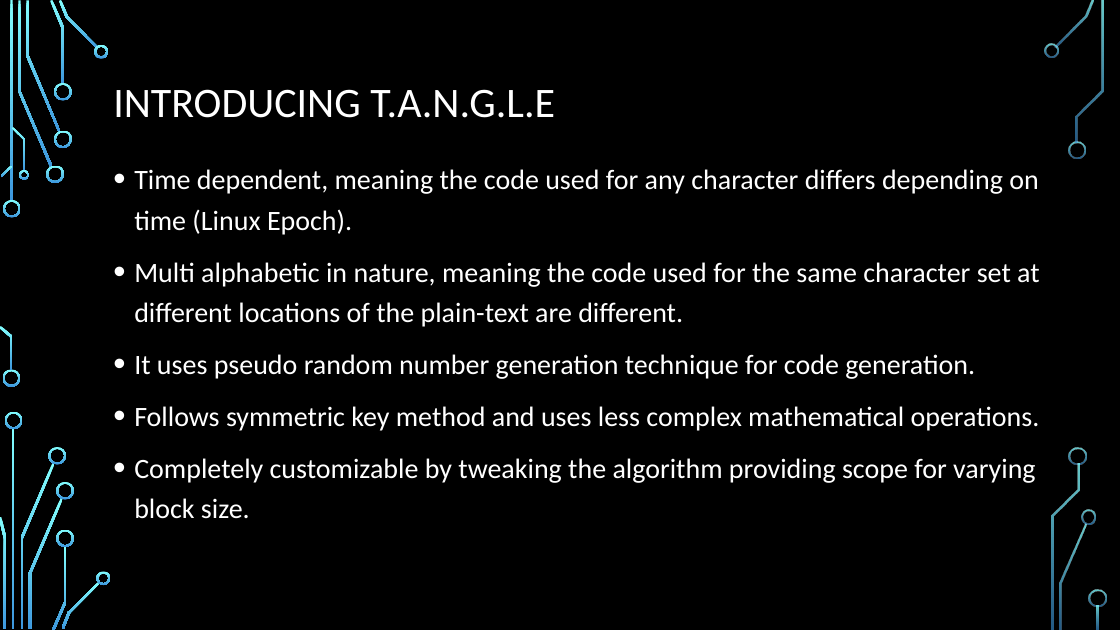
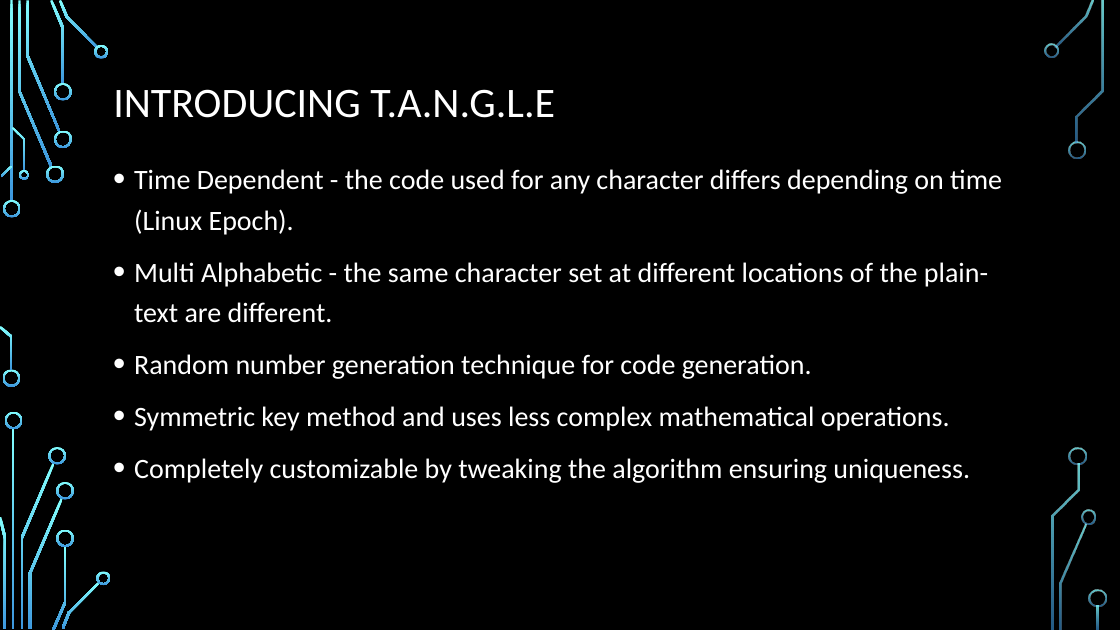
Before and after one commit to roommen/tangle, a slide deck: slide 4 of ppt/TANGLE.pptx (slide 5 before the commit). Drawn at 1120x630 pixels with LibreOffice and Linux fonts; fonts in the diff are those of the drawing; background and template pictures are left out. Boxes give left, top, right and bottom in pixels: in the first picture for what was removed or moved away, otherwise in the second. Text is boxed around its words. In the diff, an @@ line names an element or a change of style, - is before the commit and + after.

```diff
--- a/ppt/TANGLE.pptx
+++ b/ppt/TANGLE.pptx
@@ text at (x1=134, y1=169, x2=1002, y2=483): text changed @@
-• Time dependent, meaning the code used for any character differs depending on time (Linux Epoch).
-• Multi alphabetic in nature, meaning the code used for the same character set at different locations of the plain-text are different.
-• It uses pseudo random number generation technique for code generation.
-• Follows symmetric key method and uses less complex mathematical operations.
-• Completely customizable by tweaking the algorithm providing scope for varying block size.
+• Time Dependent - the code used for any character differs depending on time (Linux Epoch).
+• Multi Alphabetic - the same character set at different locations of the plain-text are different.
+• Random number generation technique for code generation.
+• Symmetric key method and uses less complex mathematical operations.
+• Completely customizable by tweaking the algorithm ensuring uniqueness.
```
Also in this commit, not shown: 2 other slides changed, 1 slide removed.
